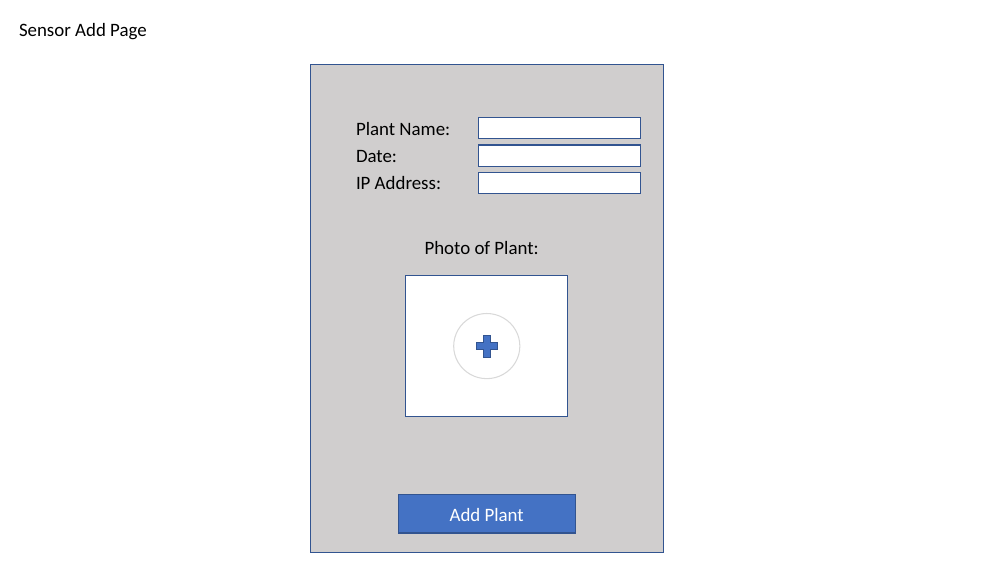
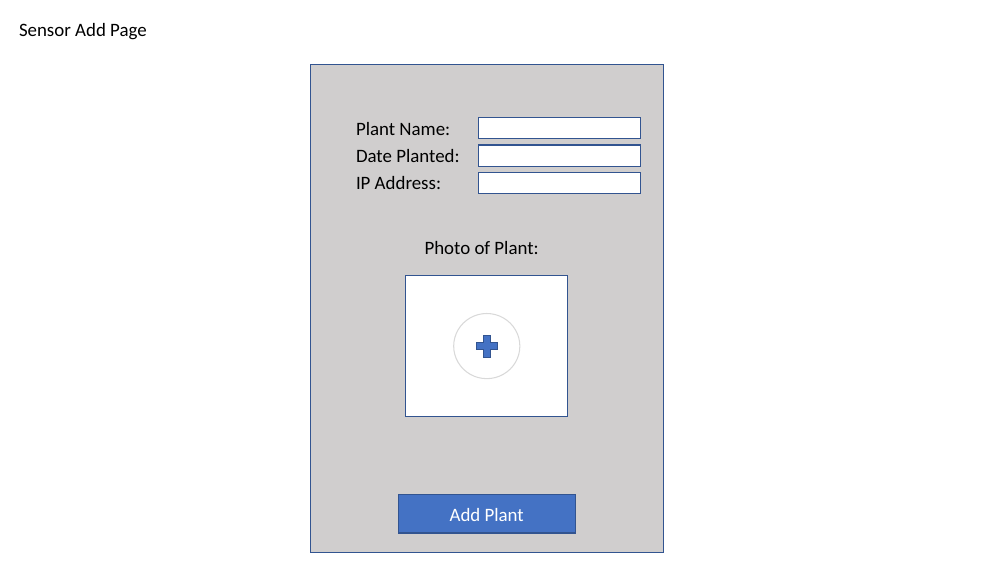
Before and after one commit to CireMarkus/auto-plant-waterer, a slide deck: slide 6 of Protyping of website.pptx. Drawn at 1008x567 pixels with LibreOffice and Linux fonts; fonts in the diff are those of the drawing. Boxes give left, top, right and bottom in pixels: in the first picture for what was removed or moved away, otherwise in the second. Text is boxed around its words. In the diff, an @@ line names an element or a change of style, - is before the commit and + after.

```diff
--- a/Protyping of website.pptx
+++ b/Protyping of website.pptx
@@ text at bbox=[356, 149, 459, 162]: text changed @@
-Date:
+Date Planted:
```
Also in this commit, not shown: 2 other slides changed.
